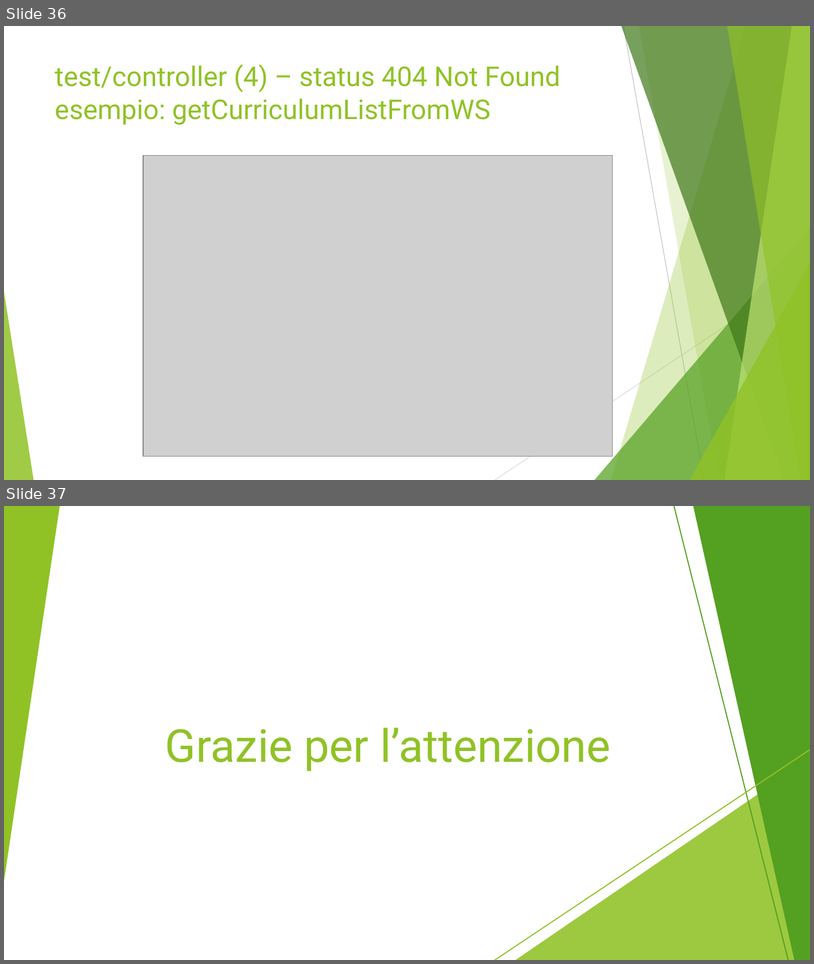
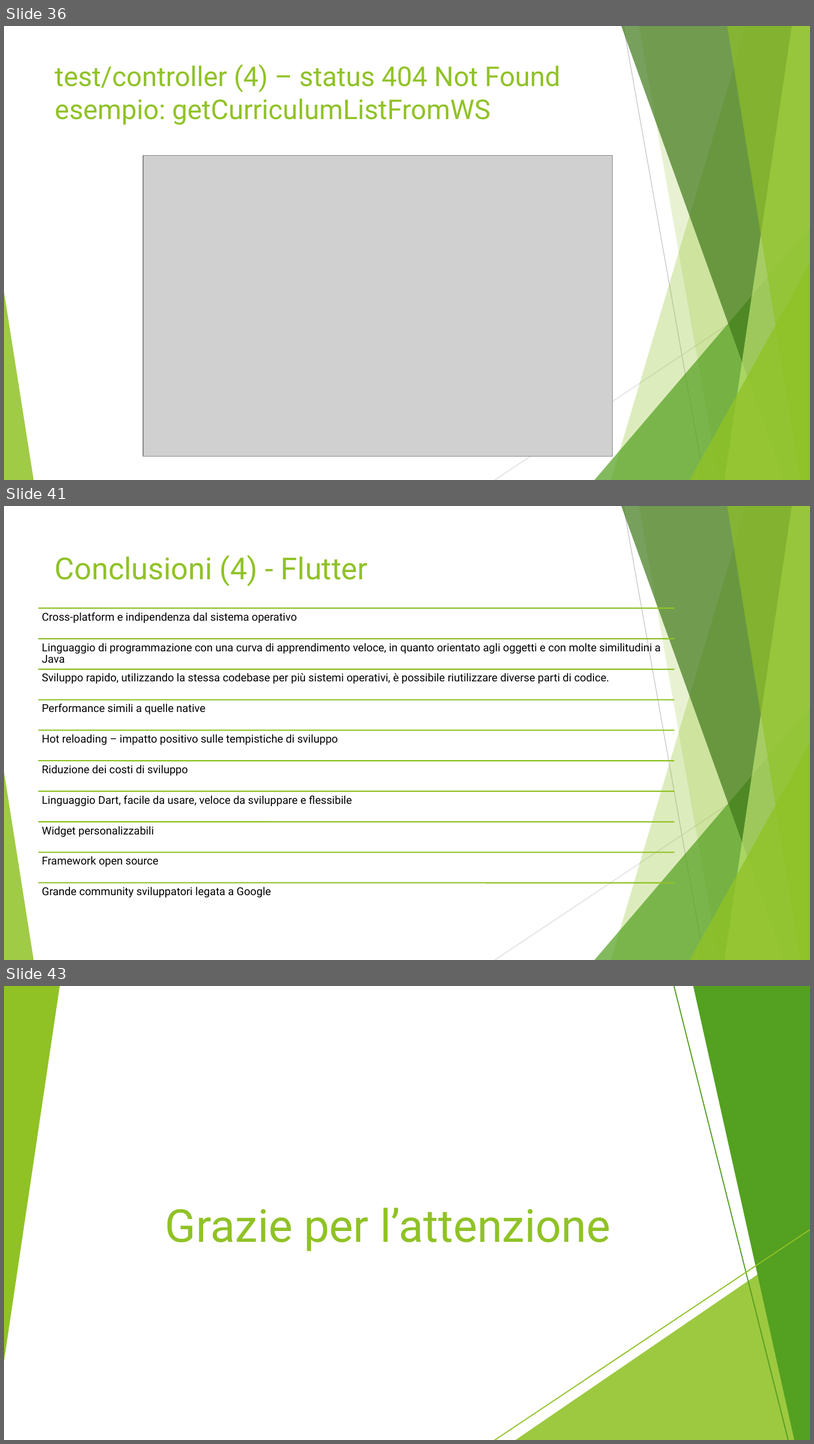
Before and after one commit to luca94-dev/ETutoring-Flutter, a slide deck: report/Bortolotti_DeCenzo_Marignati_Slides.pptx. Shown one above the other, each under a label of ours: slides 36 and 37 before the commit, slides 36, 41 and 43 after it; the slides between them are not shown. The pictures are 814x964 and 814x1444 pixels, drawn with LibreOffice and Linux fonts; fonts in the diff are those of the drawing; grey boxes stand for pictures. Boxes give left, top, right and bottom in pixels: in the first picture for what was removed or moved away, otherwise in the second. Text is boxed around its words. In the diff, an @@ line names an element or a change of style, - is before the commit and + after.

```diff
--- a/report/Bortolotti_DeCenzo_Marignati_Slides.pptx
+++ b/report/Bortolotti_DeCenzo_Marignati_Slides.pptx
@@ slide 41 added at (x1=4, y1=506, x2=810, y2=960), background #FFFFFF; not listed: 10 template elements that a slide beside it also shows @@
@@ title added at (x1=55, y1=555, x2=368, y2=586), 36 pt, text #90C226 @@
+Conclusioni (4) - Flutter
@@ group added at (x1=38, y1=608, x2=674, y2=897): 10 lines, 10 texts @@
+Cross-platform e indipendenza dal sistema operativo
+Linguaggio di programmazione con una curva di apprendimento veloce, in quanto orientato agli oggetti e con molte similitudini a Java
+Sviluppo rapido, utilizzando la stessa codebase per più sistemi operativi, è possibile riutilizzare diverse parti di codice.
+Performance simili a quelle native
+Hot reloading – impatto positivo sulle tempistiche di sviluppo
+Riduzione dei costi di sviluppo
+Linguaggio Dart, facile da usare, veloce da sviluppare e flessibile
+Widget personalizzabili
+Framework open source
+Grande community sviluppatori legata a Google
@@ what was slide 37 is now slide 43 @@
```
Also in this commit, not shown: 1 slide changed, 5 other slides added.
